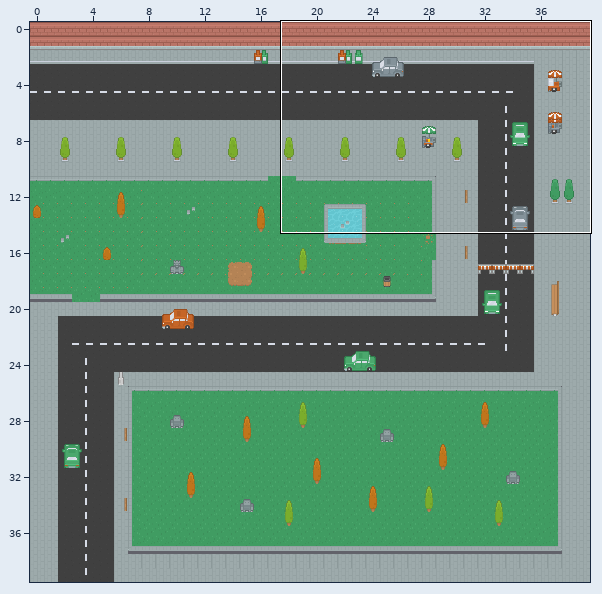
An edit to a level. Tiled map (JSON), assets/map/level1.json. The first picture is a wide view before the edit; the outline marks the close-up.
Close-up. As it was:
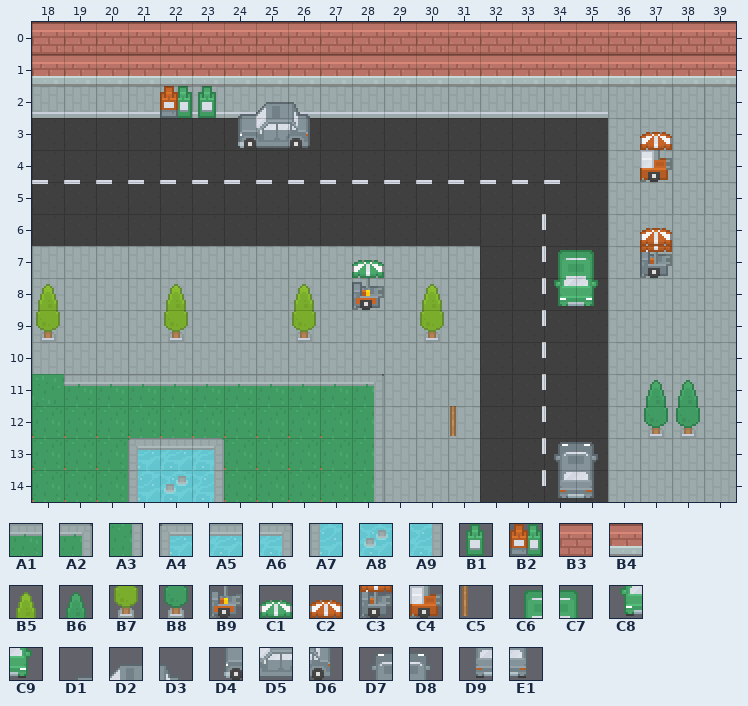
Cells are 16x16 px. Shown: x 18..39, y 0..14. The commit also changed other parts of the map, which this record leaves out.
Key: from "modern": A1 33, A2 34, A3 71, A4 174, A5 175, A6 176, A7 211, A8 212, A9 213, B1 288, B2 289, B3 335, B4 372, B5 401, B6 403, B7 475, B8 477, B9 550, C1 552, C2 553, C3 588, C4 590, C5 674, C6 699, C7 700, C8 736, C9 737, D1 771, D2 772, D3 773, D4 808, D5 809, D6 810, D7 845, D8 846, D9 882, E1 883.
__ is an empty cell.
Layers that did not change in this view are not listed.
Layer "World Level" before, first column x 18:
 0 B3 B3 B3 B3 B3 B3 B3 B3 B3 B3 B3 B3 B3 B3 B3 B3 B3 B3 B3 B3 B3 B3
 1 B4 B4 B4 B4 B4 B4 B4 B4 B4 B4 B4 B4 B4 B4 B4 B4 B4 B4 B4 B4 B4 B4
 2 __ __ __ __ B2 B1 D1 D2 D3 __ __ __ __ __ __ __ __ __ __ __ __ __
 3 __ __ __ __ __ __ D4 D5 D6 __ __ __ __ __ __ __ __ __ __ C2 __ __
 4 __ __ __ __ __ __ __ __ __ __ __ __ __ __ __ __ __ __ __ C4 __ __
 5 __ __ __ __ __ __ __ __ __ __ __ __ __ __ __ __ __ __ __ __ __ __
 6 __ __ __ __ __ __ __ __ __ __ __ __ __ __ __ __ __ __ __ C2 __ __
 7 __ __ __ __ __ __ __ __ __ __ C1 __ __ __ __ __ C6 C7 __ C3 __ __
 8 B5 __ __ __ B5 __ __ __ B5 __ B9 __ B5 __ __ __ C8 C9 __ __ __ __
 9 B7 __ __ __ B7 __ __ __ B7 __ __ __ B7 __ __ __ __ __ __ __ __ __
10 __ __ __ __ __ __ __ __ __ __ __ __ __ __ __ __ __ __ __ __ __ __
11 __ A1 A1 A1 A1 A1 A1 A1 A1 A1 A2 __ __ __ __ __ __ __ __ B6 B6 __
12 __ __ __ __ __ __ __ __ __ __ A3 __ __ C5 __ __ __ __ __ B8 B8 __
13 __ __ __ A4 A5 A6 __ __ __ __ A3 __ __ __ __ __ D7 D8 __ __ __ __
14 __ __ __ A7 A8 A9 __ __ __ __ __ __ __ __ __ __ D9 E1 __ __ __ __
Now the later version:
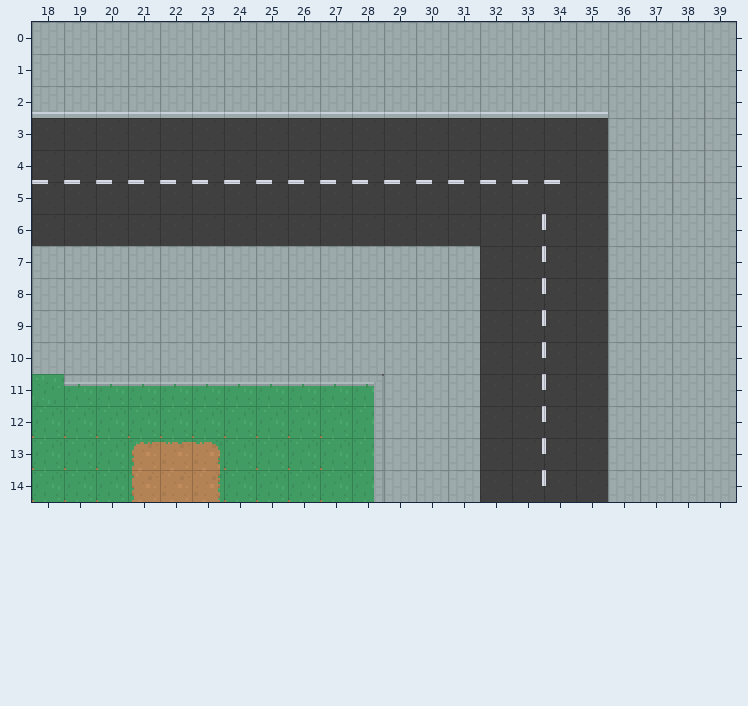
Difference:
Layer "World Level" (now hidden):
y 0: x 18..39 B3 B3 B3 B3 B3 B3 B3 B3 B3 B3 B3 B3 B3 B3 B3 B3 B3 B3 B3 B3 B3 B3 -> __ __ __ __ __ __ __ __ __ __ __ __ __ __ __ __ __ __ __ __ __ __
y 1: x 18..39 B4 B4 B4 B4 B4 B4 B4 B4 B4 B4 B4 B4 B4 B4 B4 B4 B4 B4 B4 B4 B4 B4 -> __ __ __ __ __ __ __ __ __ __ __ __ __ __ __ __ __ __ __ __ __ __
y 2: x 22..26 B2 B1 D1 D2 D3 -> __ __ __ __ __
y 3: x 24..26 D4 D5 D6 -> __ __ __; x 37 C2 -> __
y 4: x 37 C4 -> __
y 6: x 37 C2 -> __
y 7: x 28 C1 -> __; x 34..35 C6 C7 -> __ __; x 37 C3 -> __
y 8: x 18 B5 -> __; x 22 B5 -> __; x 26 B5 -> __; x 28 B9 -> __; x 30 B5 -> __; x 34..35 C8 C9 -> __ __
y 9: x 18 B7 -> __; x 22 B7 -> __; x 26 B7 -> __; x 30 B7 -> __
y 11: x 37..38 B6 B6 -> __ __
y 12: x 31 C5 -> __; x 37..38 B8 B8 -> __ __
y 13: x 21..23 A4 A5 A6 -> __ __ __; x 34..35 D7 D8 -> __ __
y 14: x 21..23 A7 A8 A9 -> __ __ __; x 34..35 D9 E1 -> __ __
